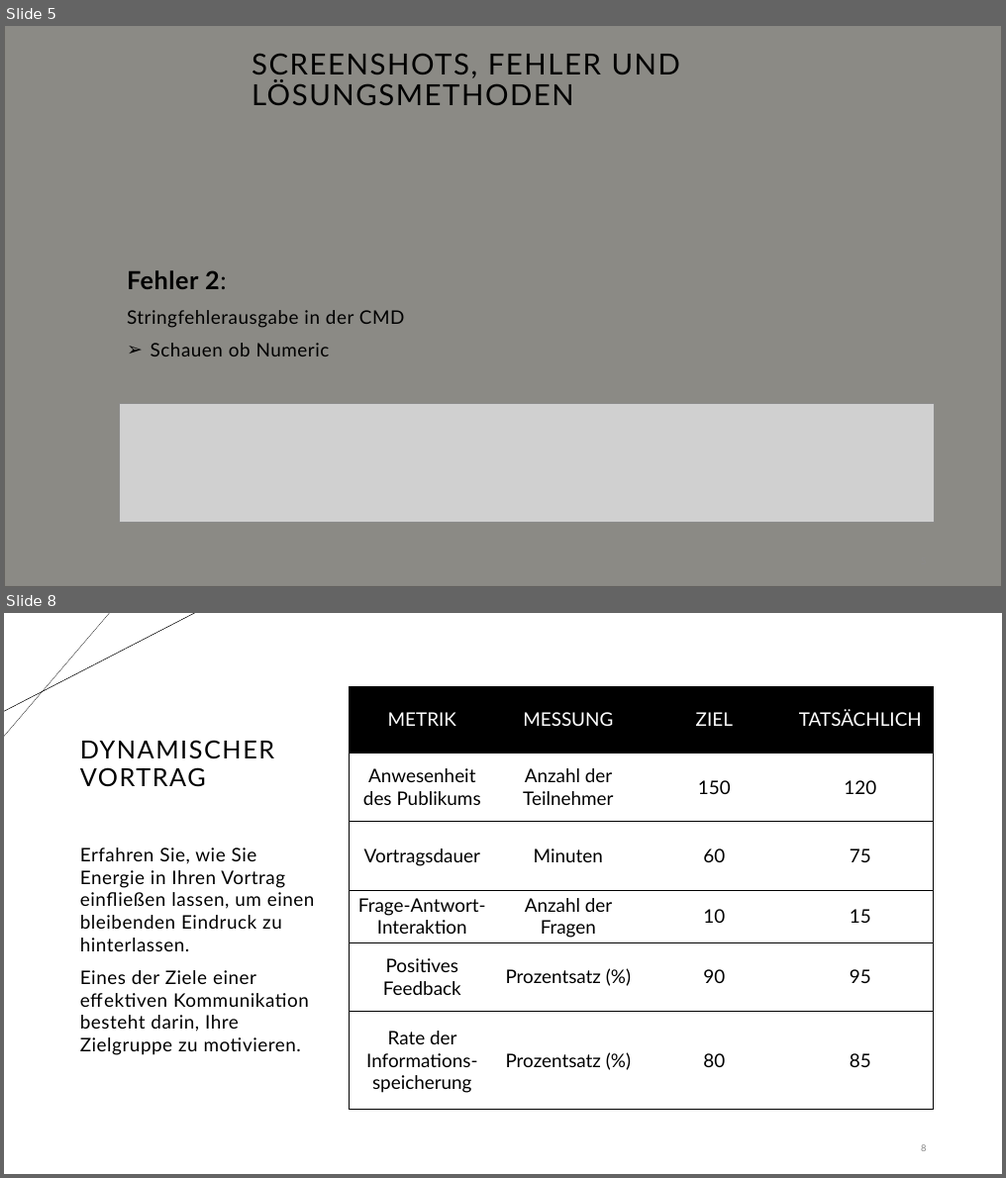
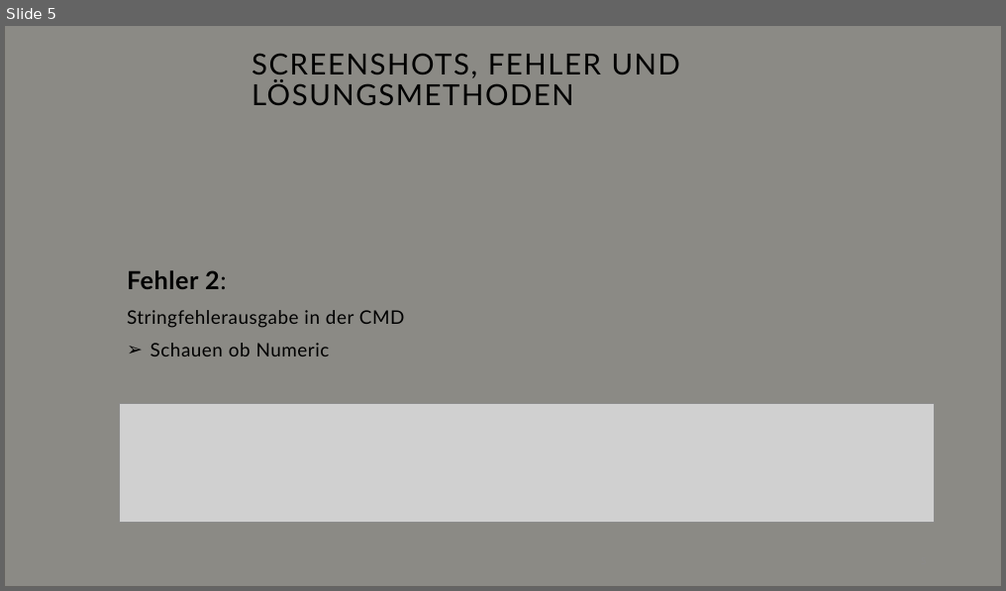
Before and after one commit to SecurityR4t/NotenVerwaltung, a slide deck: ProjektNotenverwaltung.pptx. Shown one above the other, each under a label of ours: slides 5 and 8 before the commit, slide 5 after it; the slides between them are not shown. The pictures are 1006x1178 and 1006x591 pixels, drawn with LibreOffice and Linux fonts; fonts in the diff are those of the drawing; grey boxes stand for pictures; background and template pictures are left out. Boxes give left, top, right and bottom in pixels: in the first picture for what was removed or moved away, otherwise in the second. Text is boxed around its words. In the diff, an @@ line names an element or a change of style, - is before the commit and + after.

```diff
--- a/ProjektNotenverwaltung.pptx
+++ b/ProjektNotenverwaltung.pptx
@@ slide 8 removed at [4,613,1002,1174], background #FFFFFF @@
@@ line removed from (110, 613) to (4, 737) @@
@@ line removed from (195, 613) to (4, 711) @@
@@ table removed at [350,686,933,1109], 6 rows, 4 columns @@
-METRIK | MESSUNG | ZIEL | TATSÄCHLICH
-Anwesenheit des Publikums | Anzahl der Teilnehmer | 150 | 120
-Vortragsdauer | Minuten | 60 | 75
-Frage-Antwort-Interaktion | Anzahl der Fragen | 10 | 15
-Positives Feedback | Prozentsatz (%) | 90 | 95
-Rate der Informations-speicherung | Prozentsatz (%) | 80 | 85
@@ title removed at [80,740,274,787] @@
-DYNAMISCHER VORTRAG
@@ text removed at [80,848,315,1056] @@
-Erfahren Sie, wie Sie Energie in Ihren Vortrag einfließen lassen, um einen bleibenden Eindruck zu hinterlassen.
-Eines der Ziele einer effektiven Kommunikation besteht darin, Ihre Zielgruppe zu motivieren.
@@ page number removed at [921,1145,926,1152] @@
-8
```
Also in this commit, not shown: 1 slide changed, 3 slides added, 4 other slides removed.
